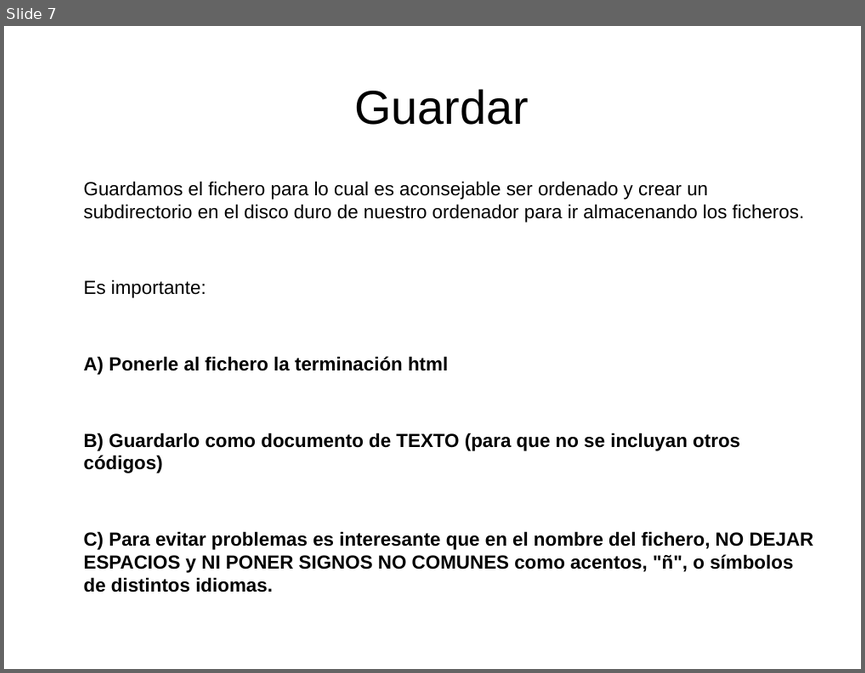
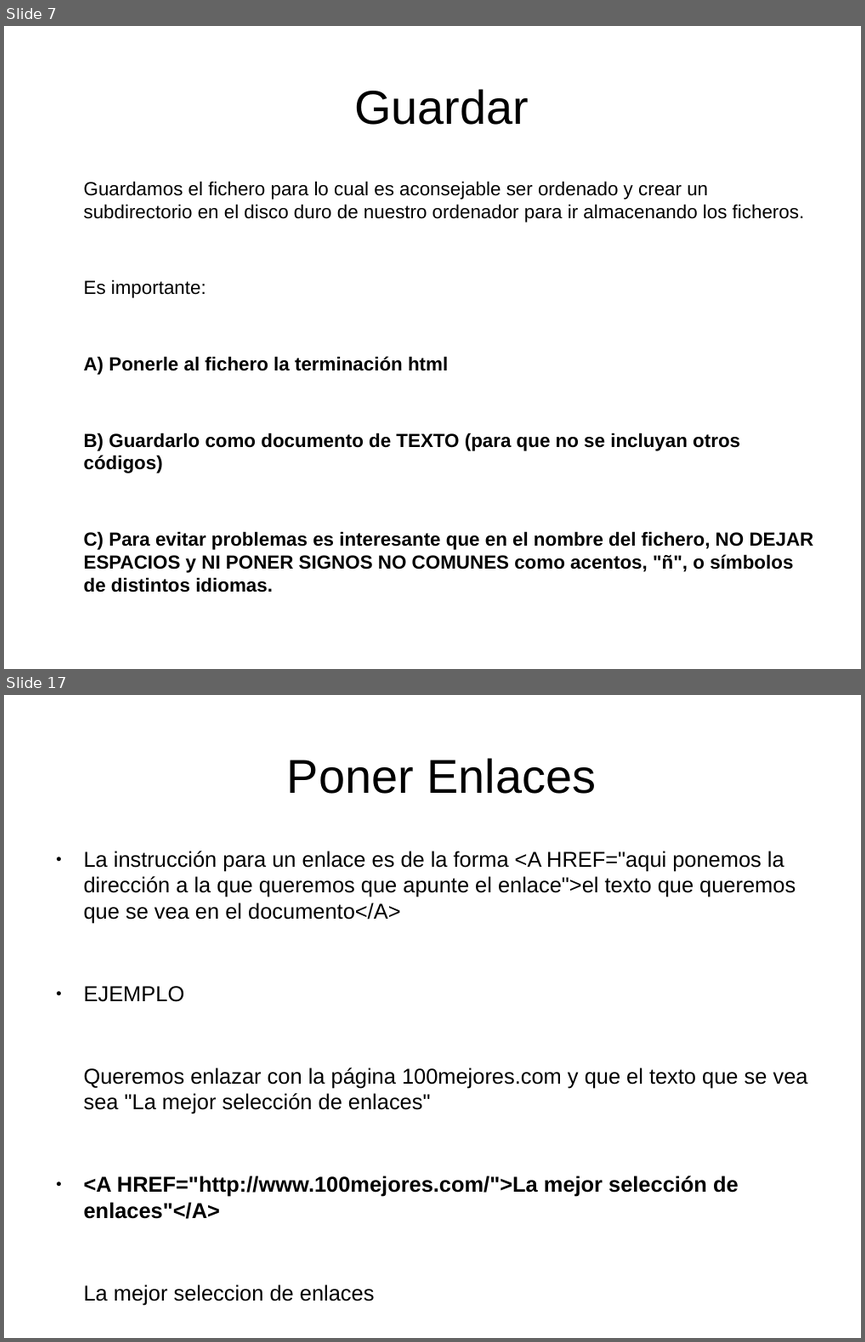
Before and after one commit to oslugr/campus15, a slide deck: Grupo mediano/Presentacion Html para Campus 15.odp. Shown one above the other, each under a label of ours: slide 7 before the commit, slides 7 and 17 after it; the slides between them are not shown. The pictures are 865x673 and 865x1342 pixels, drawn with LibreOffice and Linux fonts; fonts in the diff are those of the drawing. Boxes give left, top, right and bottom in pixels: in the first picture for what was removed or moved away, otherwise in the second. Text is boxed around its words. In the diff, an @@ line names an element or a change of style, - is before the commit and + after.

```diff
--- a/Grupo mediano/Presentacion Html para Campus 15.odp
+++ b/Grupo mediano/Presentacion Html para Campus 15.odp
@@ slide 17 added at (x1=4, y1=695, x2=861, y2=1338), background #FFFFFF @@
@@ title added at (x1=287, y1=758, x2=596, y2=794), 44 pt, text #000000 @@
+Poner Enlaces
@@ text added at (x1=84, y1=851, x2=808, y2=1219), 20 pt, text #000000 @@
+● La instrucción para un enlace es de la forma <A HREF="aqui ponemos la dirección a la que queremos que apunte el enlace">el texto que queremos que se vea en el documento</A>
+● EJEMPLO
+Queremos enlazar con la página 100mejores.com y que el texto que se vea sea "La mejor selección de enlaces"
+● <A HREF="http://www.100mejores.com/">La mejor selección de enlaces"</A>
+La mejor seleccion de enlaces
```
Also in this commit, not shown: 14 other slides added.
